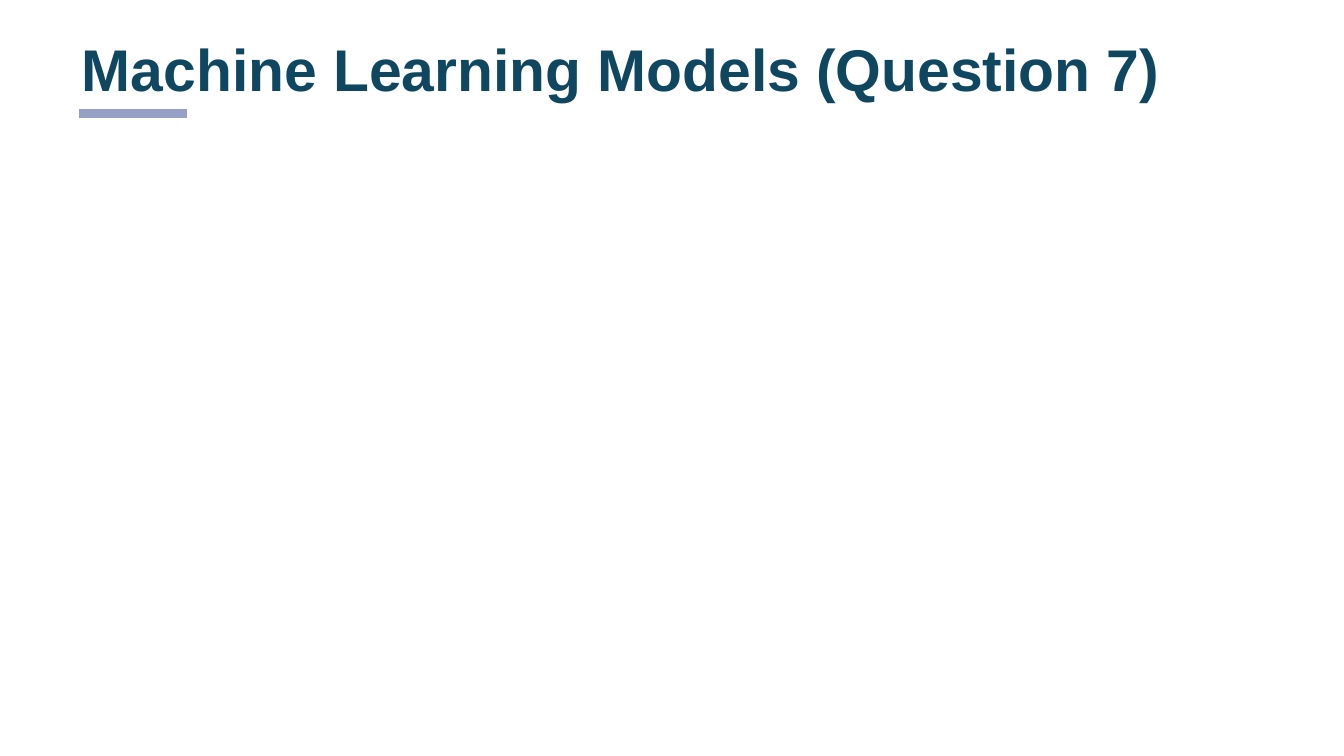
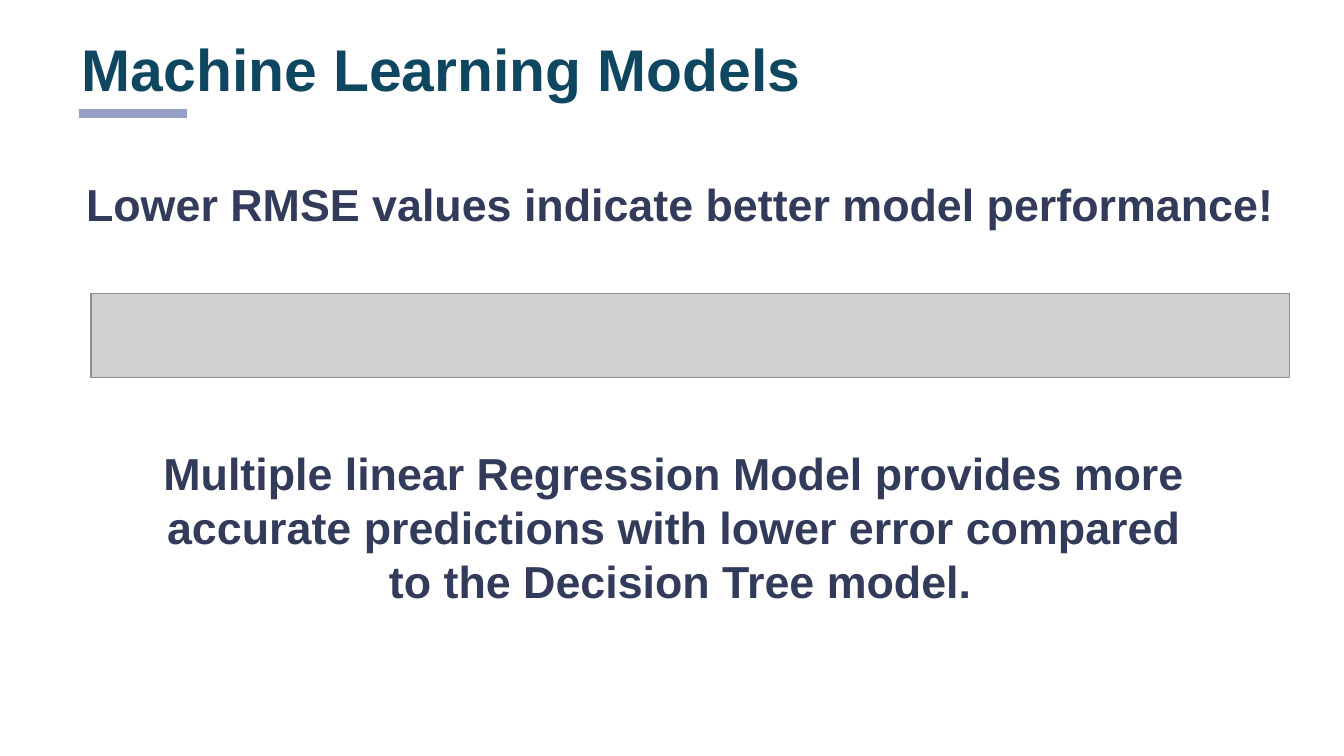
Before and after one commit to Elena-R-P/analytics, a slide deck: slide 16 of TechGear/TechGearCase.pptx (slide 8 before the commit). Drawn at 1344x756 pixels with LibreOffice and Linux fonts; fonts in the diff are those of the drawing; grey boxes stand for pictures. Boxes give left, top, right and bottom in pixels: in the first picture for what was removed or moved away, otherwise in the second. Text is boxed around its words. In the diff, an @@ line names an element or a change of style, - is before the commit and + after.

```diff
--- a/TechGear/TechGearCase.pptx
+++ b/TechGear/TechGearCase.pptx
@@ title at <box>82,48,800,102</box>: text changed @@
-Machine Learning Models (Question 7)
+Machine Learning Models
@@ text added at <box>86,188,1273,599</box>, 32 pt, text #333B5B, bold @@
+Lower RMSE values indicate better model performance!
+Multiple linear Regression Model provides more
+accurate predictions with lower error compared
+to the Decision Tree model.
@@ picture added at <box>91,293,1290,378</box> @@
```
Also in this commit, not shown: 5 other slides changed, 13 slides added, 33 other files.
